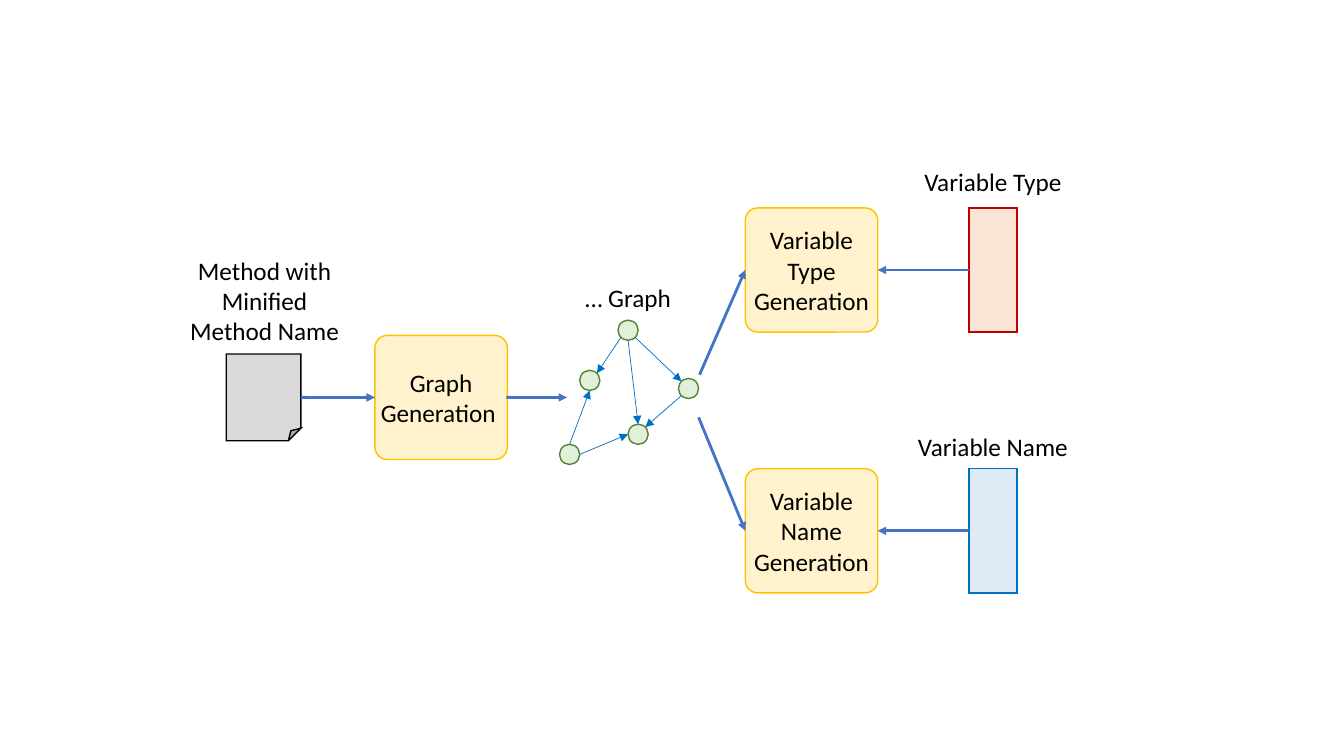
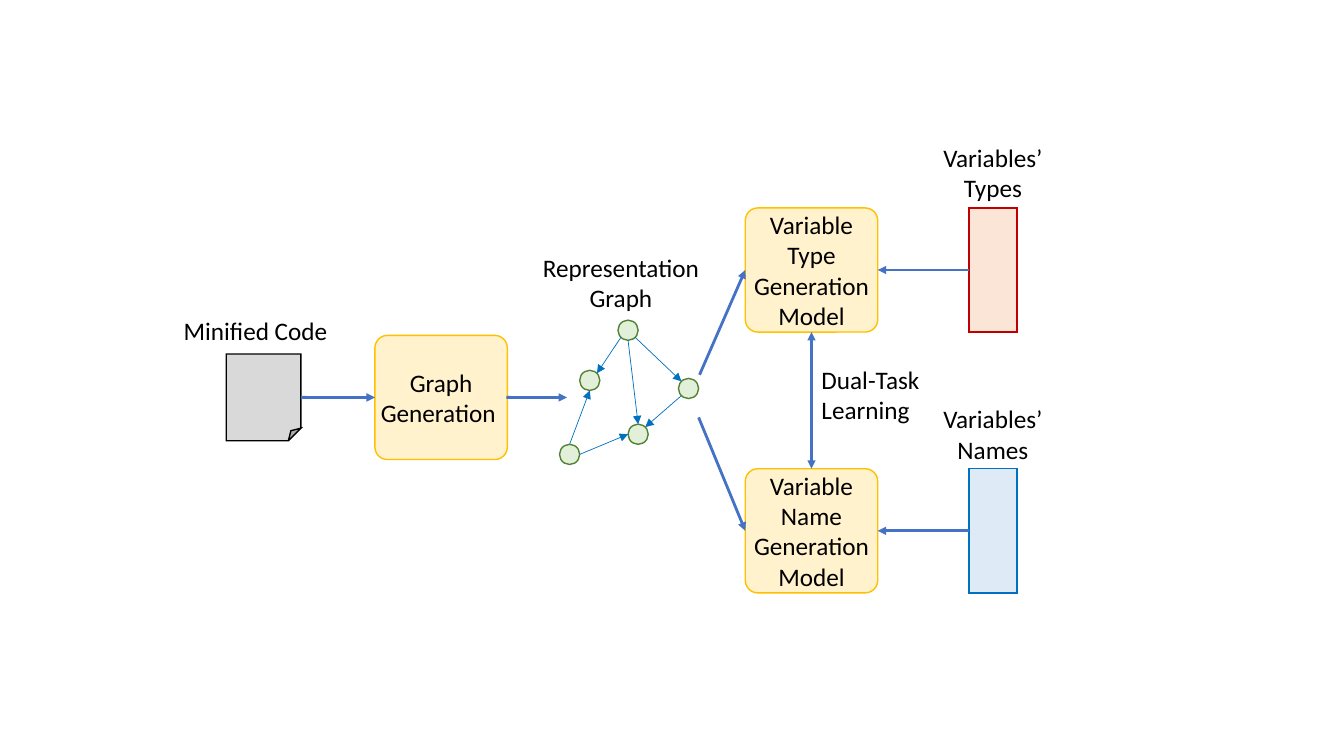
Before and after one commit to tien-n-nguyen/deminification, a slide deck: slide 2 of figures/figures.pptx. Drawn at 1344x756 pixels with LibreOffice and Linux fonts; fonts in the diff are those of the drawing. Boxes give left, top, right and bottom in pixels: in the first picture for what was removed or moved away, otherwise in the second. Text is boxed around its words. In the diff, an @@ line names an element or a change of style, - is before the commit and + after.

```diff
--- a/figures/figures.pptx
+++ b/figures/figures.pptx
@@ text at (943, 149, 1042, 201): text changed @@
-Variable Type
+Variables’ Types
@@ text at (543, 259, 699, 311): text changed @@
-… Graph
+Representation Graph
@@ text at (184, 322, 327, 340): text changed @@
-Method with Minified Method Name
+Minified Code
@@ text in rounded rectangle at (778, 307, 844, 325): paragraph added @@
+Model
@@ double arrow added from (812, 332) to (812, 469), #4472C4 1.5 pt @@
@@ text added at (821, 371, 919, 424), 18 pt, text #000000 @@
+Dual-Task
+Learning
@@ text at (943, 410, 1042, 459): text changed @@
-Variable Name
+Variables’ Names
@@ text in rounded rectangle at (778, 568, 844, 586): paragraph added @@
+Model
```
Also in this commit, not shown: 1 other file.
